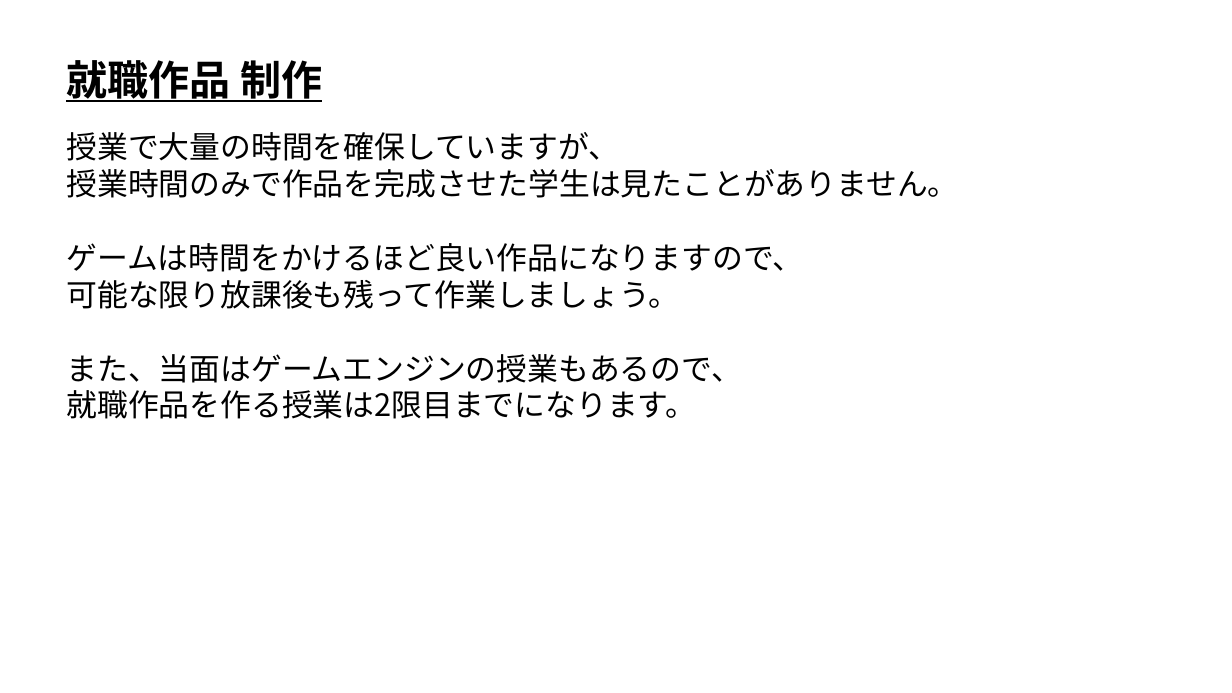
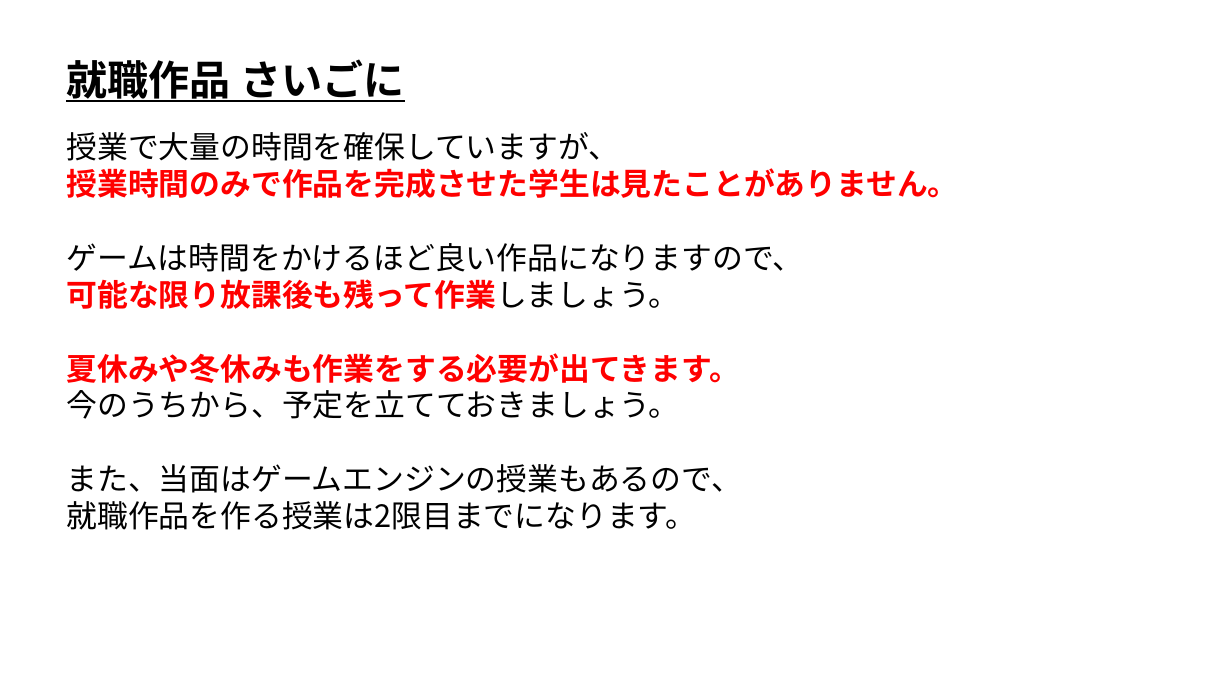
Before and after one commit to ArakiYusuke-Ohara/Textbook, a slide deck: slide 7 of ゲーム科2年/00_前期/ゲーム開発Ⅱ/02_就職作品.pptx (slide 6 before the commit). Drawn at 1232x693 pixels with LibreOffice and Linux fonts; fonts in the diff are those of the drawing. Boxes give left, top, right and bottom in pixels: in the first picture for what was removed or moved away, otherwise in the second. Text is boxed around its words. In the diff, an @@ line names an element or a change of style, - is before the commit and + after.

```diff
--- a/ゲーム科2年/00_前期/ゲーム開発Ⅱ/02_就職作品.pptx
+++ b/ゲーム科2年/00_前期/ゲーム開発Ⅱ/02_就職作品.pptx
@@ text at (66,59,404,102): text changed @@
-就職作品 制作
+就職作品 さいごに
@@ text at (66,168,958,309): text colour #000000 to #FF0000, bold on in "授業時間のみで作品を完成させた学生は見たことがありません。", "可能な限り放課後も残って作業しましょう。" @@
@@ text at (66,353,740,419): paragraphs added @@
+夏休みや冬休みも作業をする必要が出てきます。
+今のうちから、予定を立てておきましょう。
```
Also in this commit, not shown: 1 other slide changed, 1 slide added, 4 other files.
